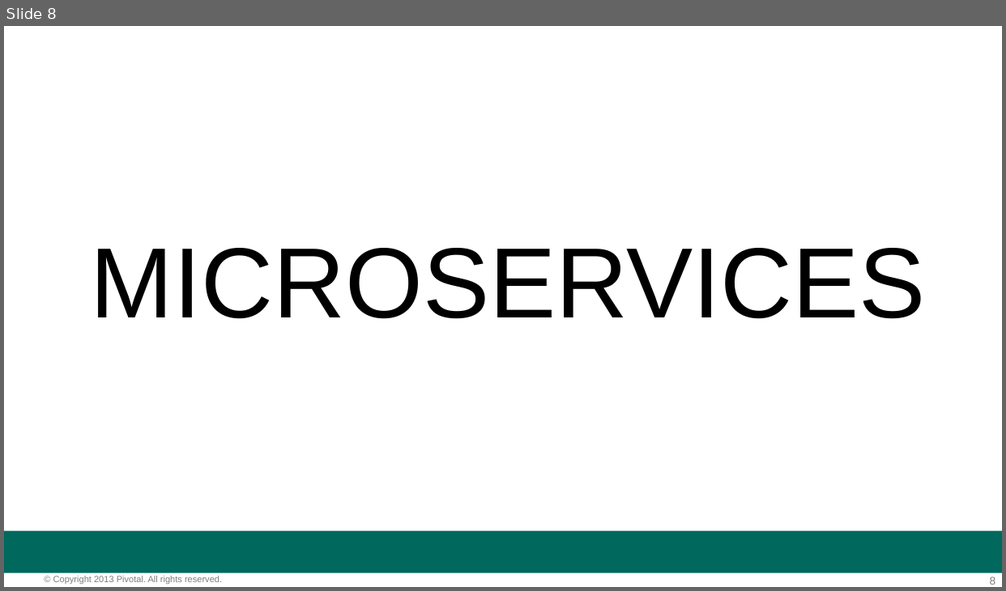
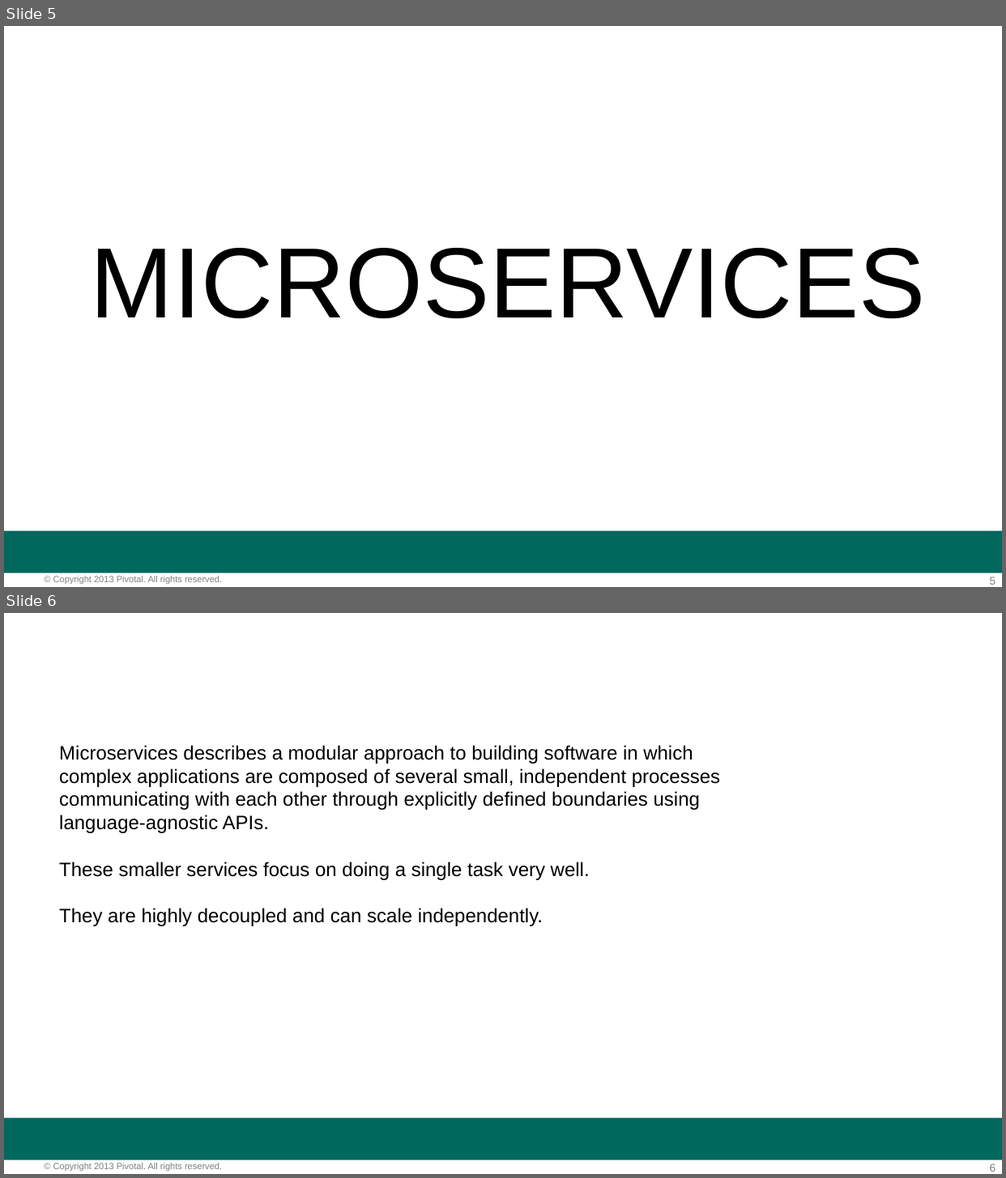
Before and after one commit to amitgandotra/extra, a slide deck: Hour_of_Power_v2.pptx. Shown one above the other, each under a label of ours: slide 8 before the commit, slides 5 and 6 after it. The pictures are 1006x591 and 1006x1178 pixels, drawn with LibreOffice and Linux fonts; fonts in the diff are those of the drawing; background and template pictures are left out. Boxes give left, top, right and bottom in pixels: in the first picture for what was removed or moved away, otherwise in the second. Text is boxed around its words. In the diff, an @@ line names an element or a change of style, - is before the commit and + after.

```diff
--- a/Hour_of_Power_v2.pptx
+++ b/Hour_of_Power_v2.pptx
@@ slide 6 added at box(4, 613, 1002, 1174), background #FFFFFF; not listed: 3 template elements that a slide beside it also shows @@
@@ text added at box(59, 745, 720, 926), 14 pt, text #000000 @@
+Microservices describes a modular approach to building software in which complex applications are composed of several small, independent processes communicating with each other through explicitly defined boundaries using language-agnostic APIs.
+These smaller services focus on doing a single task very well.
+They are highly decoupled and can scale independently.
@@ what was slide 8 is now slide 5 @@
@@ page number at box(990, 577, 996, 585): text changed @@
-8
+5
```
Also in this commit, not shown: 1 slide changed, 1 other slide added, 1 slide removed.
